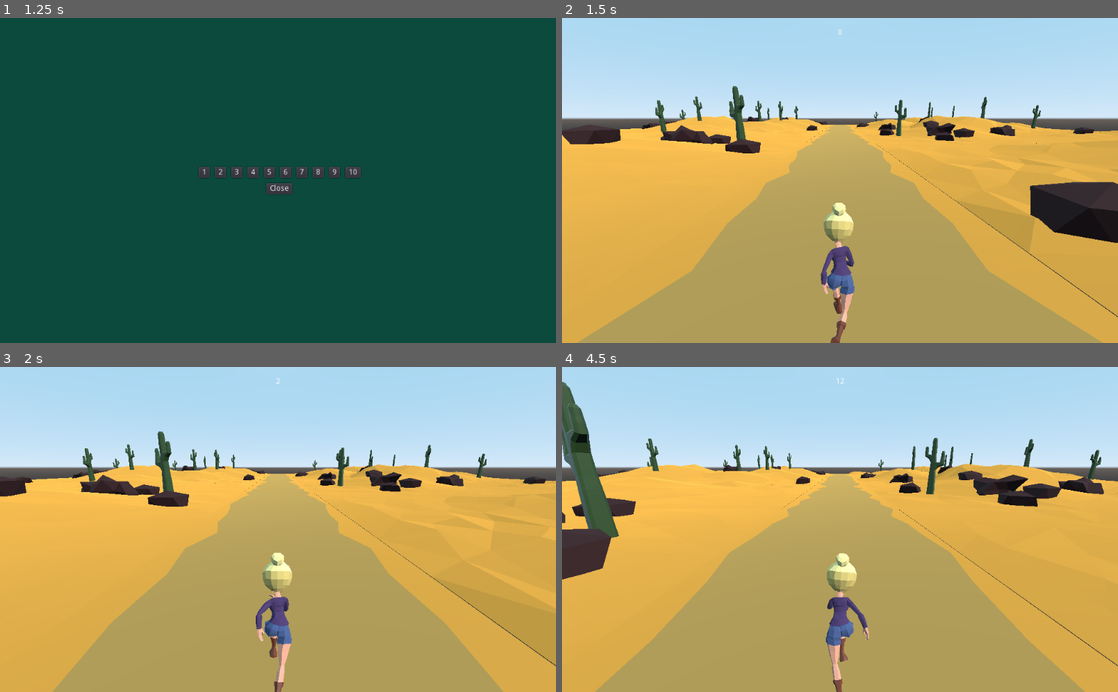
Above: before the commit, frames 1-4 (two rows, left to right).
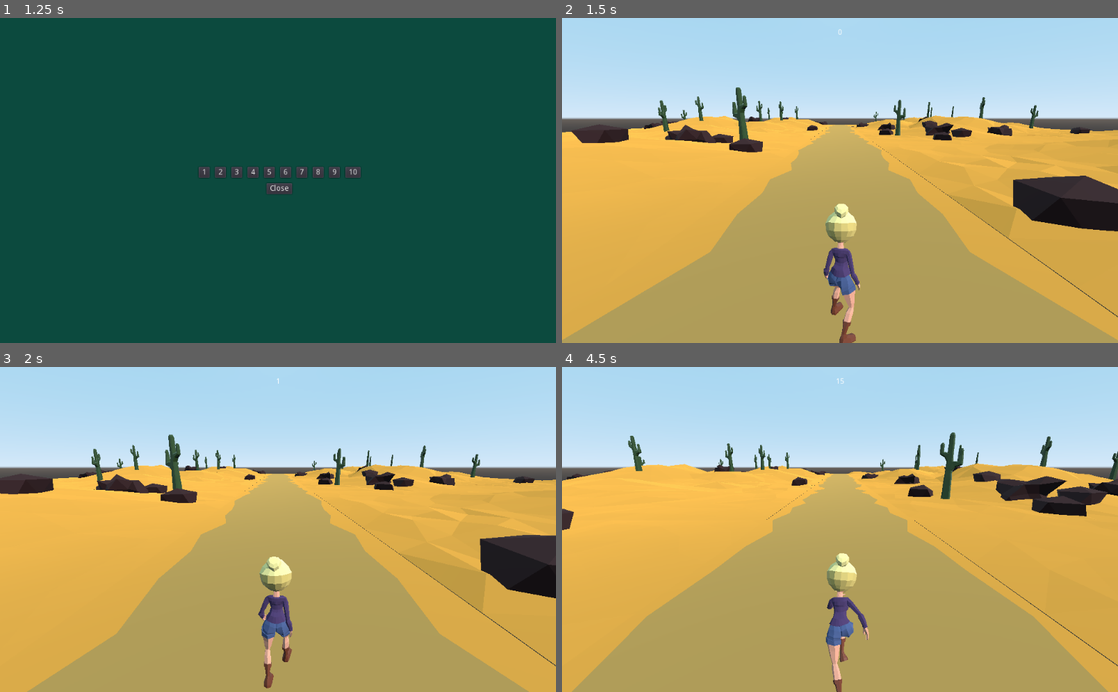
Above: after the commit, the same moments.

Repository: rans0000/math-runner
Game: Godot game, scene res://ui/MainMenu/MainMenu.tscn
Same seed, same stepped clock (60 frames per second), same inputs: the game is played once before the commit and once after it.
Inputs:
- Up to frame 1 (1.25 s): click "1 Player" at 0.5 s
- Up to frame 2 (1.5 s): click "1" at 1.25 s
- Up to frame 3 (2 s): no input
- Up to frame 4 (4.5 s): no input

Frame 1 is identical in both runs. In frame 2, 5.6% of the frame differs, in the area x 0-100%, y 20-100%; in frame 3, 8.5%; in frame 4, 12%, in the area x 0-100%, y 3-100%.

Commit message:
animate player based on velocity

Diff:
--- a/Environment/World/World.gd
+++ b/Environment/World/World.gd
@@ -10,7 +10,6 @@
 onready var desert_scene = preload("res://Environment/Desert/Desert.tscn")
 onready var player_scene = preload("res://Player/Player.tscn")
 onready var h_box = $HBoxContainer
-#onready var player = $Player
 
 
 
@@ -18,11 +17,6 @@
 	pause_menu.visible = false
 	prints("Global number", Global.number)
 	create_players()
-#	player.connect("detect_empty_floor", self, "generate_world")
-#	player.connect("detect_obsolete_floor", self, "delete_floor")
-#	for player in get_tree().get_nodes_in_group("player"):
-#		player.connect("detect_empty_floor", self, "generate_world")
-#		player.connect("detect_obsolete_floor", self, "delete_floor")
 
 	for i in range(4):
 		generate_world()
@@ -46,7 +40,7 @@
 
 		var player = player_scene.instance()
 		player.side = i
-		player.MAX_SPEED = (i * 40) + 10
+		player.forward_speed = (i * 10) + 10
 		player.connect("detect_empty_floor", self, "generate_world")
 		player.connect("detect_obsolete_floor", self, "delete_floor")
 		players.append(player)
--- a/Player/Player.gd
+++ b/Player/Player.gd
@@ -4,18 +4,28 @@
 signal detect_obsolete_floor(z_pos, platform)
 
 enum SIDE {LEFT = -1, CENTER = 0, RIGHT = 1}
-export(int) var MAX_SPEED = 50
+export(int) var FORWARD_SPEED_REGULAR = 20
+export(int) var FORWARD_SPEED_BONUS = 40
+export(int) var FORWARD_SPEED_PENALTY = 5
+var forward_speed = FORWARD_SPEED_REGULAR
 var velocity = Vector3()
 var pos = Vector3()
-const ACCELERATION = 20
+const ACCELERATION = 0.5
 export(SIDE) var side = SIDE.CENTER
 const SIDE_WIDTH = 3
 const GRAVITY = 8
 const ROAD_WIDTH = 3.5/2
+const STANCE_IDLE = 0
+const STANCE_WALK = 0.5
+const STANCE_RUN = 1
+var anim_stance = "parameters/anim_stance/blend_position"
+var anim_head_hit = "parameters/anim_head_hit_oneshot/active"
+var anim_victory = "parameters/anim_victory_oneshot/active"
 
 onready var front_feeler = $FrontFeeler
 onready var rear_feeler = $RearFeeler
 onready var score_card = $ScoreCard
+onready var animationTree = $AnimationTree
 
 
 
@@ -35,6 +45,7 @@
 
 func set_initial_position(side):
 	transform.origin.x = side * SIDE_WIDTH
+	animationTree.set(anim_stance, STANCE_IDLE)
 	pass
 
 
@@ -48,10 +59,12 @@
 
 
 func move_forward(delta):
-	var fv = Vector3.FORWARD
-	var new_pos = fv * MAX_SPEED
-	var forward_velocity = fv.linear_interpolate(new_pos, ACCELERATION * delta)
-	return forward_velocity.z
+	var fv = Global.clamp_vector(Vector3(0, 0, velocity.z), forward_speed)
+	var new_pos = Vector3.FORWARD * forward_speed
+	var fw_velocity = fv.linear_interpolate(new_pos, ACCELERATION * delta)
+	set_run_animation(-fw_velocity.z)
+	#printt("side:", side, forward_speed)
+	return fw_velocity.z
 
 
 
@@ -68,3 +81,17 @@
 		if target.is_in_group("platform"):
 			emit_signal("detect_obsolete_floor", -transform.origin.z, target)
 	pass
+
+
+
+func set_run_animation(speed):
+	var stance = animationTree.get(anim_stance)
+	var lerpMax = 0
+	if speed < 0.5:
+		lerpMax = STANCE_IDLE
+	elif speed < 5:
+		lerpMax = STANCE_WALK
+	else:
+		lerpMax = STANCE_RUN
+	animationTree.set(anim_stance, lerp(stance,lerpMax, 0.05))
+	pass
--- a/Player/Player.tscn
+++ b/Player/Player.tscn
@@ -9,61 +9,61 @@
 [ext_resource path="res://Player/Animation/Player-sprint-loop.tres" type="Animation" id=7]
 [ext_resource path="res://Player/Animation/Player-walk-loop.tres" type="Animation" id=8]
 
-[sub_resource type="AnimationNodeAnimation" id=4]
+[sub_resource type="AnimationNodeAnimation" id=1]
 animation = "Player-coin-hit"
 
-[sub_resource type="AnimationNodeOneShot" id=5]
+[sub_resource type="AnimationNodeOneShot" id=3]
+filter_enabled = true
+filters = [ "Armature/Skeleton:mixamorig_head", "Armature/Skeleton:mixamorig_left_arm", "Armature/Skeleton:mixamorig_left_fore_arm", "Armature/Skeleton:mixamorig_left_shoulder", "Armature/Skeleton:mixamorig_neck", "Armature/Skeleton:mixamorig_right_arm", "Armature/Skeleton:mixamorig_right_fore_arm", "Armature/Skeleton:mixamorig_right_shoulder", "Armature/Skeleton:mixamorig_spine", "Armature/Skeleton:mixamorig_spine_1", "Armature/Skeleton:mixamorig_spine_2" ]
+
+[sub_resource type="AnimationNodeAnimation" id=4]
+animation = "Player-idle-loop"
+
+[sub_resource type="AnimationNodeAnimation" id=5]
+animation = "Player-walk-loop"
+
+[sub_resource type="AnimationNodeAnimation" id=6]
+animation = "Player-sprint-loop"
+
+[sub_resource type="AnimationNodeBlendSpace1D" id=7]
+blend_point_0/node = SubResource( 4 )
+blend_point_0/pos = 0.0
+blend_point_1/node = SubResource( 5 )
+blend_point_1/pos = 0.5
+blend_point_2/node = SubResource( 6 )
+blend_point_2/pos = 1.0
+value_label = "-1"
+
+[sub_resource type="AnimationNodeAnimation" id=8]
+animation = "Player-runner-victory"
+
+[sub_resource type="AnimationNodeOneShot" id=2]
 filter_enabled = true
 filters = [ "Armature/Skeleton:mixamorig_head", "Armature/Skeleton:mixamorig_left_arm", "Armature/Skeleton:mixamorig_le …(306 unchanged characters)…
 
-[sub_resource type="AnimationNodeOneShot" id=6]
-filter_enabled = true
-filters = [ "Armature/Skeleton:mixamorig_head", "Armature/Skeleton:mixamorig_left_arm", "Armature/Skeleton:mixamorig_left_fore_arm", "Armature/Skeleton:mixamorig_left_shoulder", "Armature/Skeleton:mixamorig_neck", "Armature/Skeleton:mixamorig_right_arm", "Armature/Skeleton:mixamorig_right_fore_arm", "Armature/Skeleton:mixamorig_right_shoulder", "Armature/Skeleton:mixamorig_spine", "Armature/Skeleton:mixamorig_spine_1", "Armature/Skeleton:mixamorig_spine_2" ]
+[sub_resource type="AnimationNodeBlendTree" id=9]
+graph_offset = Vector2( -22, 13 )
+nodes/anim_coin_hit/node = SubResource( 1 )
+nodes/anim_coin_hit/position = Vector2( 280, 200 )
+nodes/anim_head_hit_oneshot/node = SubResource( 3 )
+nodes/anim_head_hit_oneshot/position = Vector2( 560, 80 )
+nodes/anim_stance/node = SubResource( 7 )
+nodes/anim_stance/position = Vector2( 280, 60 )
+nodes/anim_victory/node = SubResource( 8 )
+nodes/anim_victory/position = Vector2( 540, 260 )
+nodes/anim_victory_oneshot/node = SubResource( 2 )
+nodes/anim_victory_oneshot/position = Vector2( 820, 80 )
+nodes/output/position = Vector2( 1120, 100 )
+node_connections = [ "output", 0, "anim_victory_oneshot", "anim_victory_oneshot", 0, "anim_head_hit_oneshot", "anim_victory_oneshot", 1, "anim_victory", "anim_head_hit_oneshot", 0, "anim_stance", "anim_head_hit_oneshot", 1, "anim_coin_hit" ]
 
-[sub_resource type="AnimationNodeAnimation" id=7]
-animation = "Player-idle-loop"
-
-[sub_resource type="AnimationNodeAnimation" id=8]
-animation = "Player-walk-loop"
-
-[sub_resource type="AnimationNodeAnimation" id=9]
-animation = "Player-sprint-loop"
-
-[sub_resource type="AnimationNodeBlendSpace1D" id=10]
-blend_point_0/node = SubResource( 7 )
-blend_point_0/pos = 0.0
-blend_point_1/node = SubResource( 8 )
-blend_point_1/pos = 0.5
-blend_point_2/node = SubResource( 9 )
-blend_point_2/pos = 1.0
-value_label = "-1"
-
-[sub_resource type="AnimationNodeAnimation" id=11]
-animation = "Player-runner-victory"
-
-[sub_resource type="AnimationNodeBlendTree" id=12]
-graph_offset = Vector2( -22, 13 )
-nodes/anim_coin_hit/node = SubResource( 4 )
-nodes/anim_coin_hit/position = Vector2( 280, 200 )
-nodes/anim_main/node = SubResource( 5 )
-nodes/anim_main/position = Vector2( 820, 80 )
-nodes/anim_run/node = SubResource( 6 )
-nodes/anim_run/position = Vector2( 560, 80 )
-nodes/anim_stance/node = SubResource( 10 )
-nodes/anim_stance/position = Vector2( 280, 60 )
-nodes/anim_victory/node = SubResource( 11 )
-nodes/anim_victory/position = Vector2( 540, 260 )
-nodes/output/position = Vector2( 1120, 100 )
-node_connections = [ "output", 0, "anim_main", "anim_run", 0, "anim_stance", "anim_run", 1, "anim_coin_hit", "anim_main", 0, "anim_run", "anim_main", 1, "anim_victory" ]
-
-[sub_resource type="CapsuleShape" id=1]
+[sub_resource type="CapsuleShape" id=10]
 radius = 0.3
 height = 1.1
 
-[sub_resource type="CubeMesh" id=2]
+[sub_resource type="CubeMesh" id=11]
 size = Vector3( 0.2, 1.3, 0.2 )
 
-[sub_resource type="PlaneMesh" id=3]
+[sub_resource type="PlaneMesh" id=12]
 
 [node name="Player" type="KinematicBody" groups=[
 "player",
@@ -80,26 +80,26 @@
 anims/Player-walk-loop = ExtResource( 8 )
 
 [node name="AnimationTree" type="AnimationTree" parent="."]
-tree_root = SubResource( 12 )
+tree_root = SubResource( 9 )
 anim_player = NodePath("../AnimationPlayer")
 active = true
-parameters/anim_main/active = false
-parameters/anim_run/active = false
-parameters/anim_stance/blend_position = 1.0
+parameters/anim_head_hit_oneshot/active = false
+parameters/anim_stance/blend_position = 0.5
+parameters/anim_victory_oneshot/active = false
 
 [node name="CollisionShape" type="CollisionShape" parent="."]
 transform = Transform( 1, 0, 0, 0, -1.62921e-07, -1, 0, 1, -1.62921e-07, 0, 0.85, 0 )
-shape = SubResource( 1 )
+shape = SubResource( 10 )
 
 [node name="MeshInstance" type="MeshInstance" parent="."]
 transform = Transform( 1, 0, 0, 0, 1, 0, 0, 0, 1, 0, 0.65, 0 )
 visible = false
-mesh = SubResource( 2 )
+mesh = SubResource( 11 )
 material/0 = null
 
 [node name="MeshInstance2" type="MeshInstance" parent="."]
 visible = false
-mesh = SubResource( 3 )
+mesh = SubResource( 12 )
 material/0 = null
 
 [node name="Camera" type="Camera" parent="."]
--- a/scripts/Global.gd
+++ b/scripts/Global.gd
@@ -26,3 +26,11 @@
 	get_tree().get_root().add_child(current_scene)
 	get_tree().set_current_scene(current_scene)
 	pass
+
+
+
+func clamp_vector(vector, length):
+	var norm = vector.normalized()
+	if vector.length() > length:
+		vector = norm * length
+	return vector
